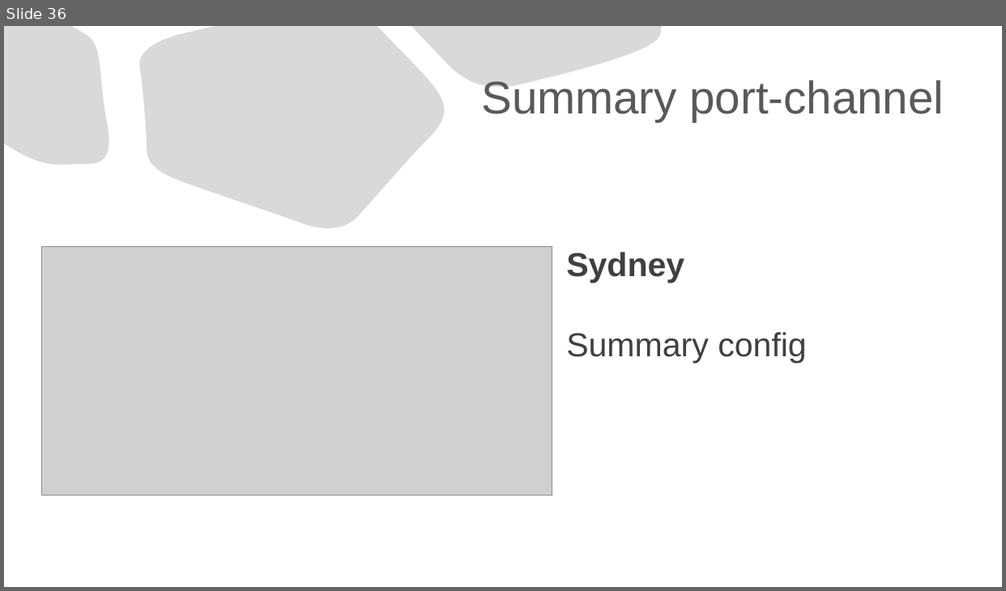
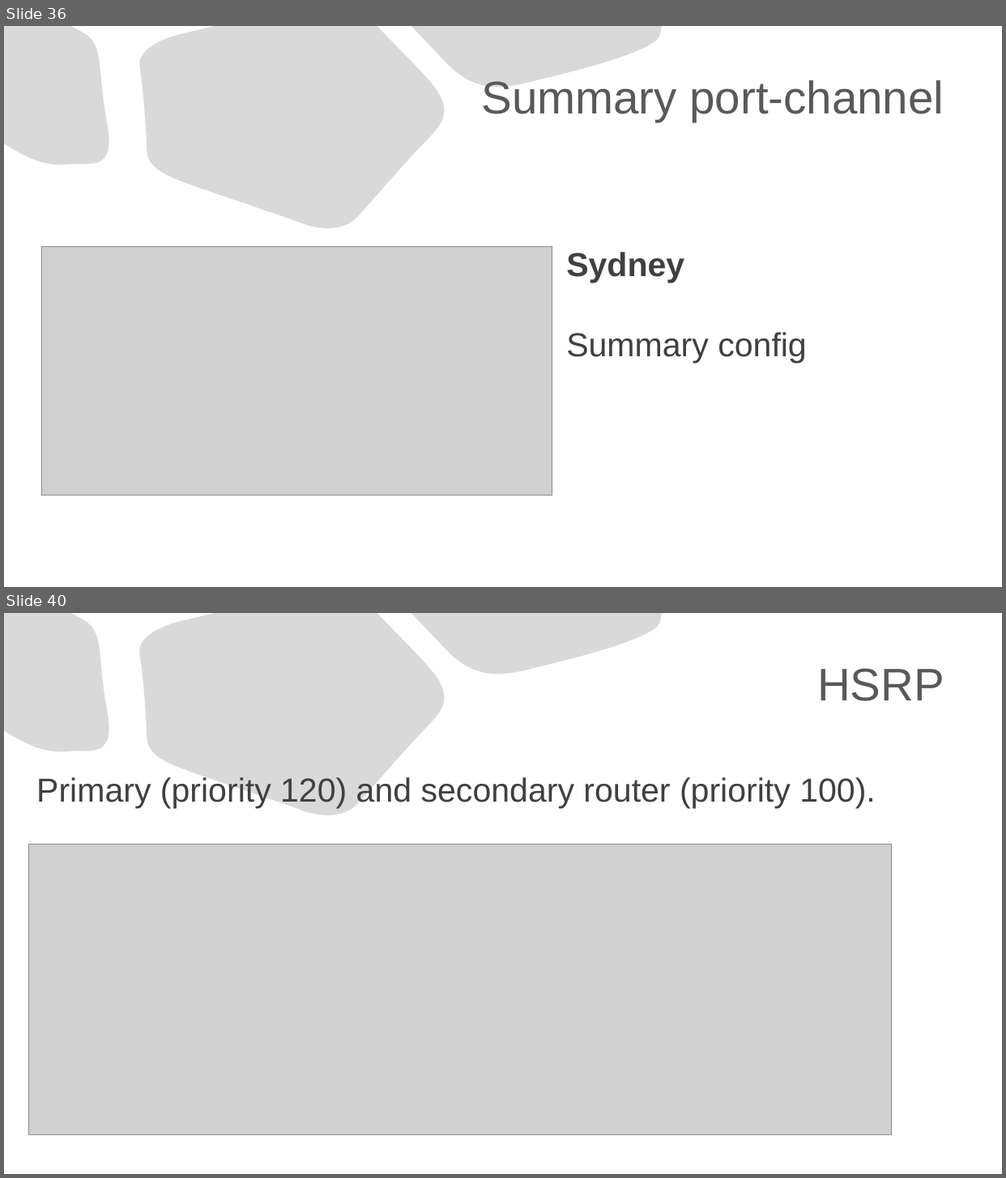
Before and after one commit to Advanced-Diploma-of-IT-Tel-Network-Eng/Assessments, a slide deck: TERM1-BLOCK1/2-ICTNWK541-Configure_Verify_Troubleshoot_WAN_links-IP_services/Assessmet_Task2/Task2/ICTNWK541 Assessment task.pptx. Shown one above the other, each under a label of ours: slide 36 before the commit, slides 36 and 40 after it; the slides between them are not shown. The pictures are 1006x591 and 1006x1178 pixels, drawn with LibreOffice and Linux fonts; fonts in the diff are those of the drawing; grey boxes stand for pictures. Boxes give left, top, right and bottom in pixels: in the first picture for what was removed or moved away, otherwise in the second. Text is boxed around its words. In the diff, an @@ line names an element or a change of style, - is before the commit and + after.

```diff
--- a/TERM1-BLOCK1/2-ICTNWK541-Configure_Verify_Troubleshoot_WAN_links-IP_services/Assessmet_Task2/Task2/ICTNWK541 Assessment task.pptx
+++ b/TERM1-BLOCK1/2-ICTNWK541-Configure_Verify_Troubleshoot_WAN_links-IP_services/Assessmet_Task2/Task2/ICTNWK541 Assessment task.pptx
@@ slide 40 added at box(4, 613, 1002, 1174), background #FFFFFF; not listed: 3 template elements that a slide beside it also shows @@
@@ title added at box(817, 668, 944, 701), 44 pt, text #595959 @@
+HSRP
@@ text added at box(36, 777, 876, 809), 32 pt, text #404040 @@
+Primary (priority 120) and secondary router (priority 100).
@@ picture added at box(28, 845, 891, 1135) @@
```
Also in this commit, not shown: 4 slides changed, 16 other slides added, 1 slide removed, 1 other file.
